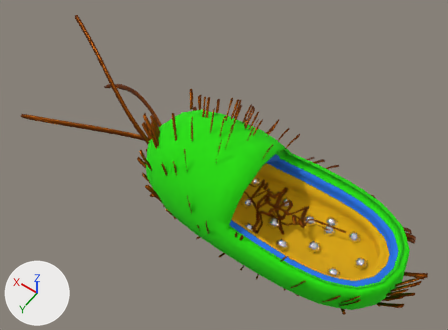
An edit to the glTF model scene.glb, drawn before and after from the same camera.
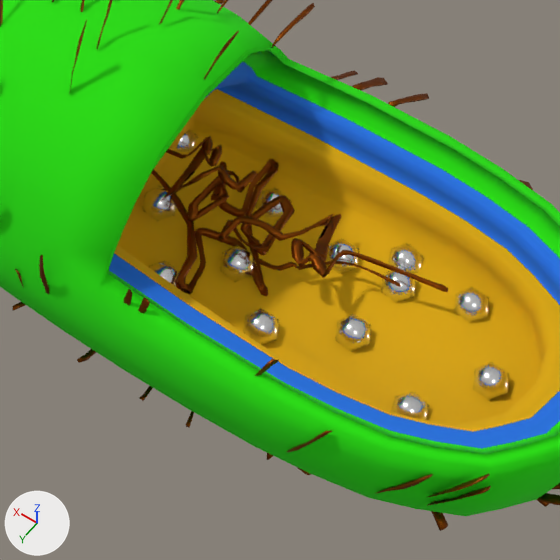
Each version appears first whole from a camera (50 mm lens) standing at (-5.31, 10.02, 16.46) and looking at (2.21, -0.51, -0.08), and next in a close-up on the part from 43% to 86% of the width and 40% to 99% of the height. The axes (+X, +Y, +Z) are drawn at lower left. The lights are the same throughout.

Names of what the first close-up shows: 'Lines', 'Mesh', 'Sphere', 'cell'.
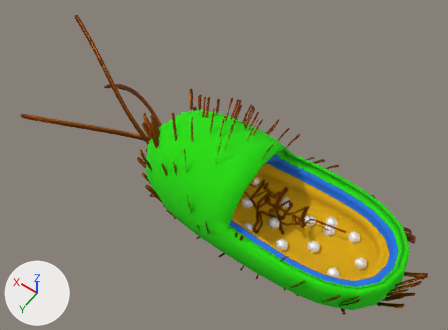
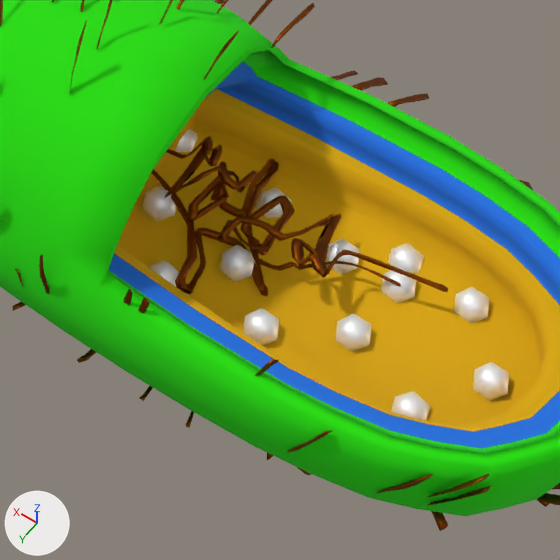
Location of each change, [x1, y1, x2, y2] in pixels of the close-ups (560 x 560 px):
'Sphere', recoloured, surface changed
    both: [142, 130, 509, 420]

The change in detail:
In material 'ribo' (mat_ribo), roughness goes from 0.2 to 0.5.
Material 'ribo' (mat_ribo) changes colour from white #e7e7e7 to white #ffffff; in linear values from (0.8, 0.8, 0.8) to (1.0, 1.0, 1.0).
In material 'ribo' (mat_ribo), metallic goes from 1.0 to 0.5.
